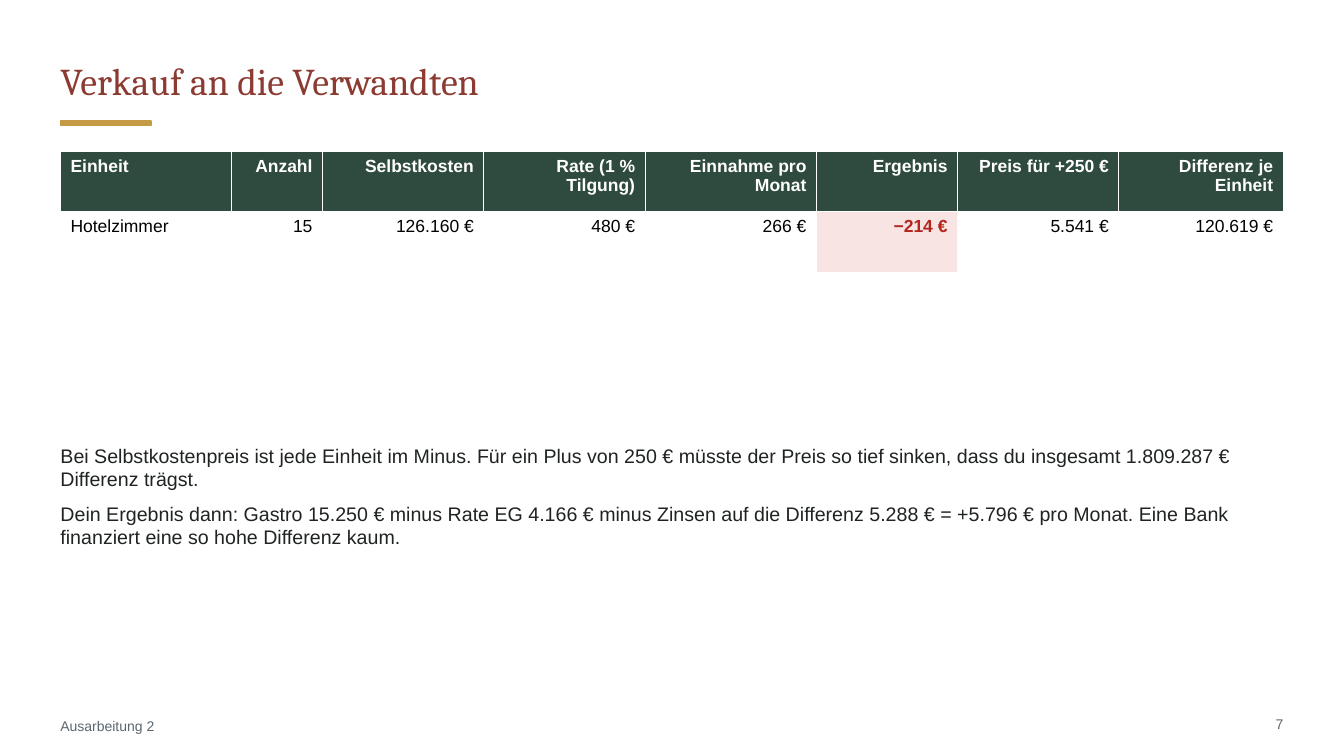
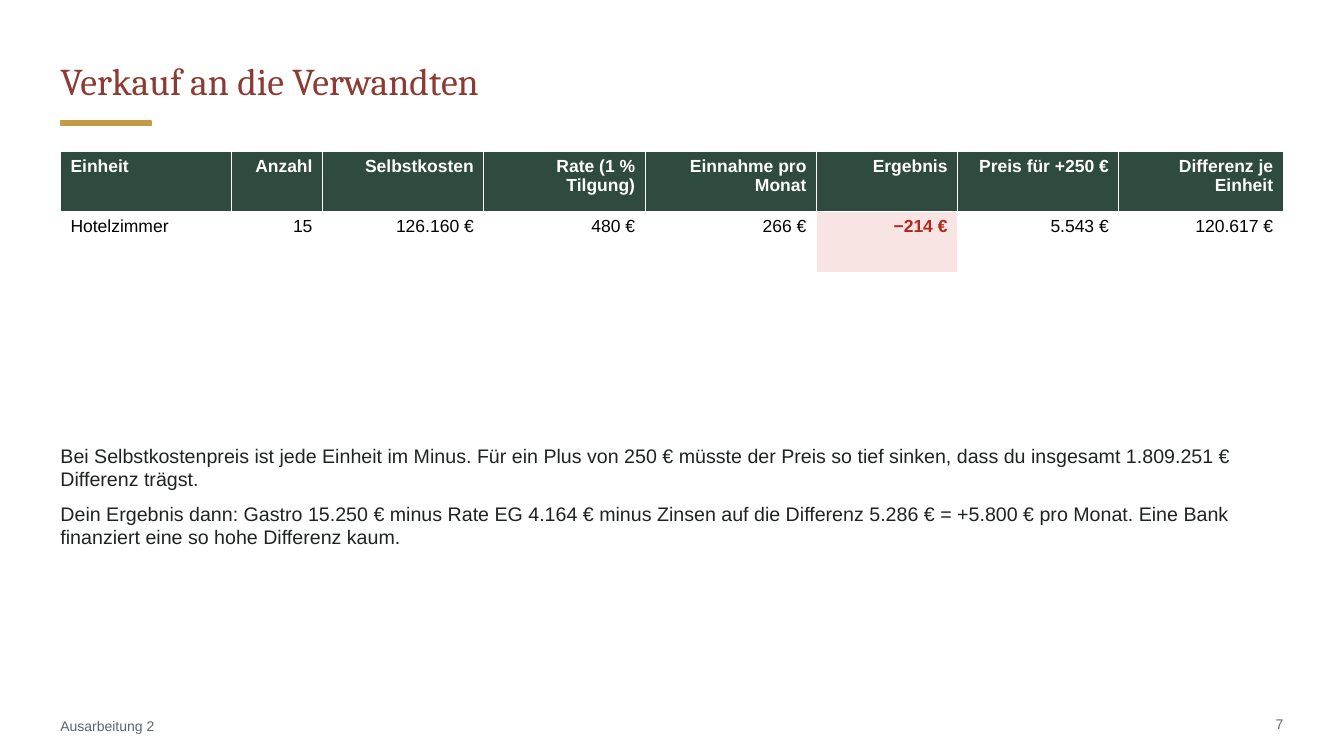
Before and after one commit to CartoonUsername/bau-projekt, a slide deck: slide 7 of praesentation/Neue-Mitte-Werlte_Baufeld3_Hotel-und-Gastro.pptx. Drawn at 1344x756 pixels with LibreOffice and Linux fonts; fonts in the diff are those of the drawing. Boxes give left, top, right and bottom in pixels: in the first picture for what was removed or moved away, otherwise in the second. Text is boxed around its words. In the diff, an @@ line names an element or a change of style, - is before the commit and + after.

```diff
--- a/praesentation/Neue-Mitte-Werlte_Baufeld3_Hotel-und-Gastro.pptx
+++ b/praesentation/Neue-Mitte-Werlte_Baufeld3_Hotel-und-Gastro.pptx
@@ table at box(60, 151, 1284, 252) @@
-row 2, column 7: 5.541 €
+row 2, column 7: 5.543 €
-row 2, column 8: 120.619 €
+row 2, column 8: 120.617 €
@@ text at box(60, 448, 1229, 545): text changed @@
-Bei Selbstkostenpreis ist jede Einheit im Minus. Für ein Plus von 250 € müsste der Preis so tief sinken, dass du insgesamt 1.809.287 € Differenz trägst.
-Dein Ergebnis dann: Gastro 15.250 € minus Rate EG 4.166 € minus Zinsen auf die Differenz 5.288 € = +5.796 € pro Monat. Eine Bank finanziert eine so hohe Differenz kaum.
+Bei Selbstkostenpreis ist jede Einheit im Minus. Für ein Plus von 250 € müsste der Preis so tief sinken, dass du insgesamt 1.809.251 € Differenz trägst.
+Dein Ergebnis dann: Gastro 15.250 € minus Rate EG 4.164 € minus Zinsen auf die Differenz 5.286 € = +5.800 € pro Monat. Eine Bank finanziert eine so hohe Differenz kaum.
```
Also in this commit, not shown: 24 other files.
